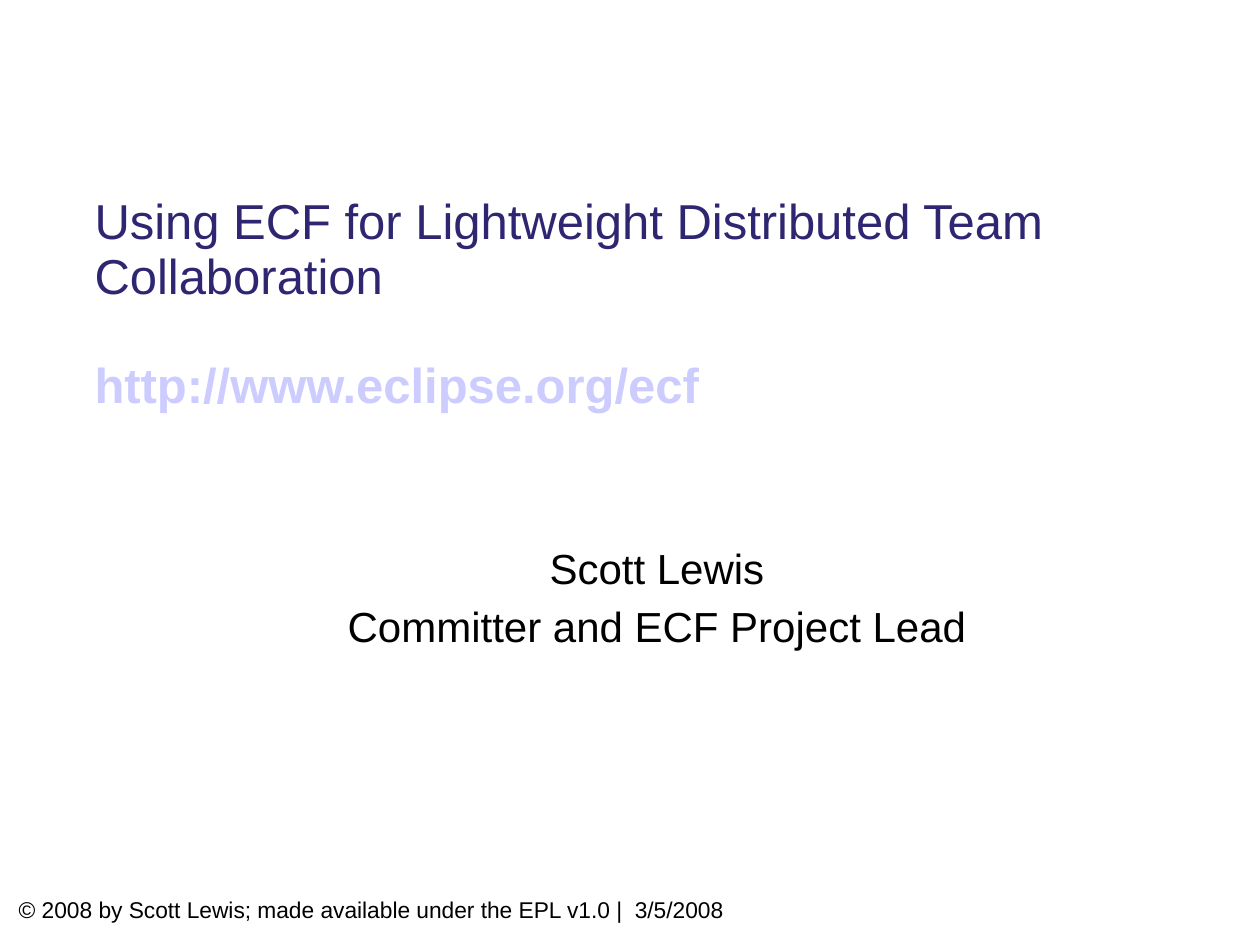
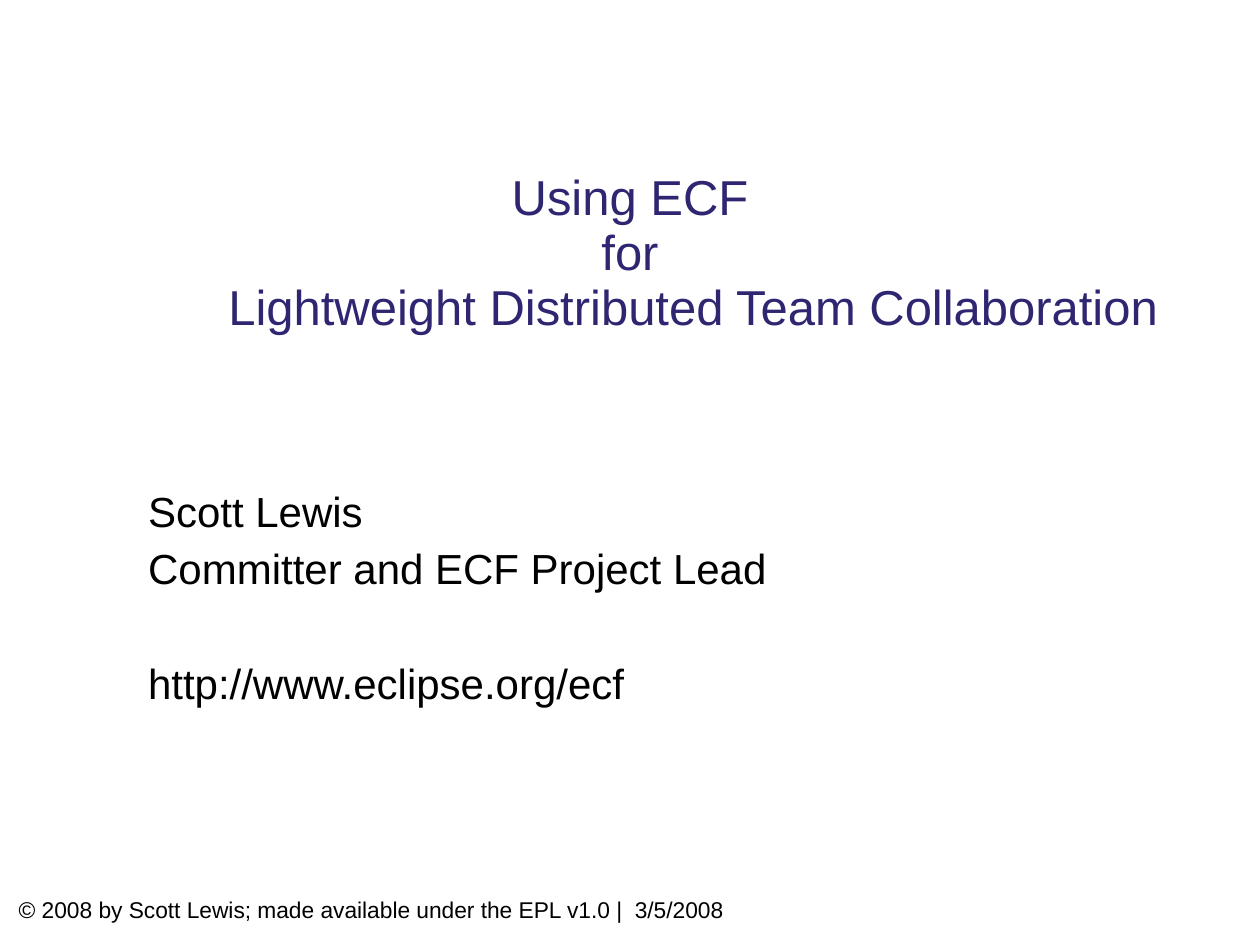
Before and after one commit to eclipse/ecf-website, a slide deck: slide 1 of presentations/eclipsecon2008/longtalk134/ecf_eclipsecon2008_134_DRAFT.ppt. Drawn at 1260x945 pixels with LibreOffice and Linux fonts; fonts in the diff are those of the drawing; background and template pictures are left out. Boxes give left, top, right and bottom in pixels: in the first picture for what was removed or moved away, otherwise in the second. Text is boxed around its words. In the diff, an @@ line names an element or a change of style, - is before the commit and + after.

```diff
--- a/presentations/eclipsecon2008/longtalk134/ecf_eclipsecon2008_134_DRAFT.ppt
+++ b/presentations/eclipsecon2008/longtalk134/ecf_eclipsecon2008_134_DRAFT.ppt
@@ title at <box>228,179,1157,335</box>: text changed @@
-Using ECF for Lightweight Distributed Team Collaboration
-http://www.eclipse.org/ecf
+Using ECF
+for
+Lightweight Distributed Team Collaboration
@@ subtitle "Scott Lewis": place and size @@
-subtitle "Scott Lewis" at <box>348,553,966,650</box>
+subtitle "Scott Lewis" at <box>148,496,766,707</box>
@@ subtitle at <box>148,496,766,593</box>: alignment centre to left @@
@@ subtitle at <box>148,668,624,707</box>: paragraph added @@
+  http://www.eclipse.org/ecf
```
Also in this commit, not shown: 18 other slides changed, 1 slide removed, 2 other files.
